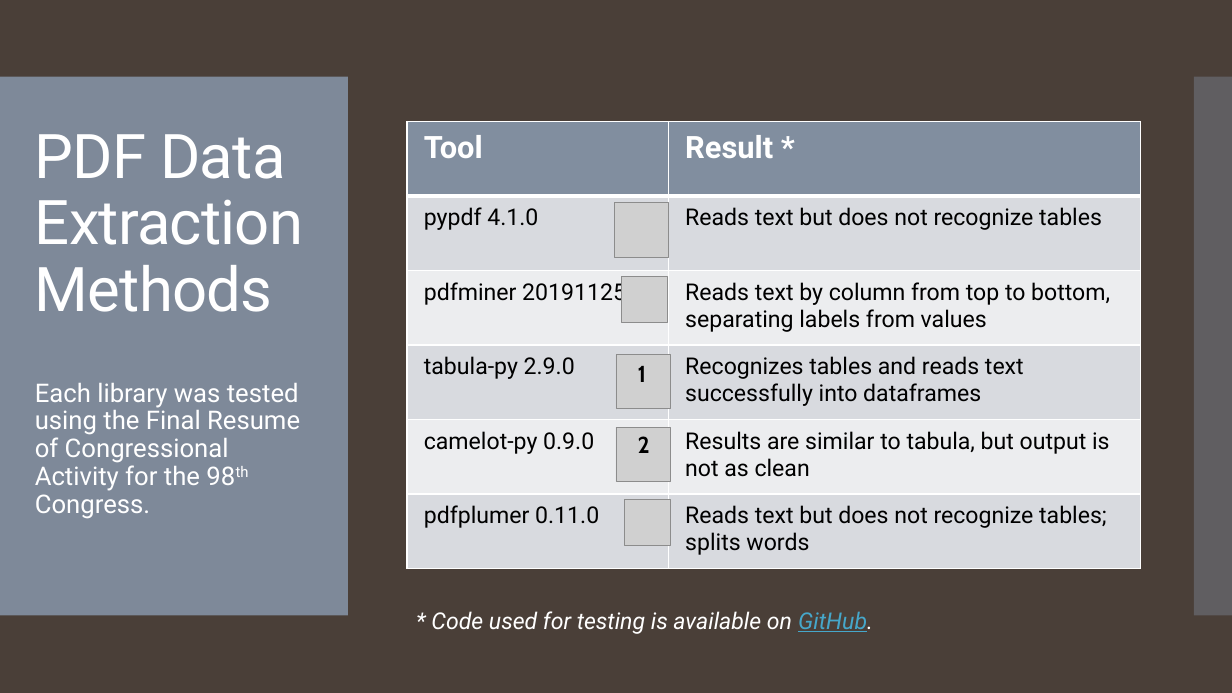
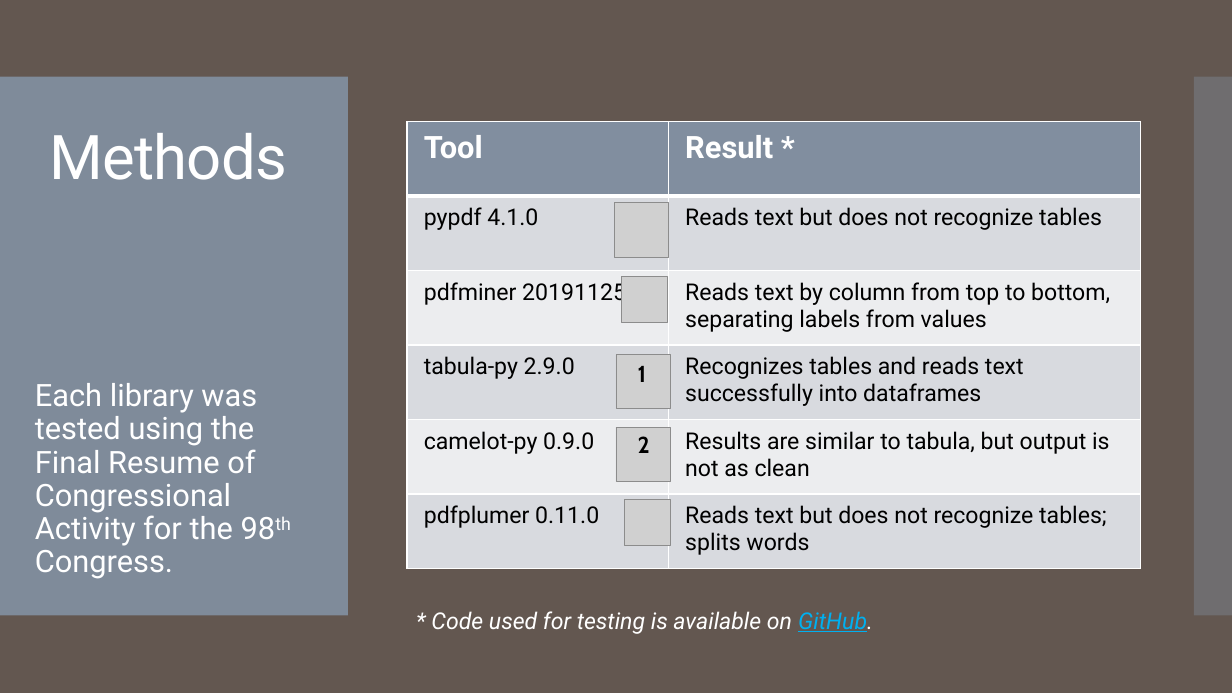
Before and after one commit to tamimcm416/congressional_data_scrape, a slide deck: slide 7 of Data Scrape and Validation Presentation.pptx. Drawn at 1232x693 pixels with LibreOffice and Linux fonts; fonts in the diff are those of the drawing; grey boxes stand for pictures. Boxes give left, top, right and bottom in pixels: in the first picture for what was removed or moved away, otherwise in the second. Text is boxed around its words. In the diff, an @@ line names an element or a change of style, - is before the commit and + after.

```diff
--- a/Data Scrape and Validation Presentation.pptx
+++ b/Data Scrape and Validation Presentation.pptx
@@ background #4A3F38 to #645851 @@
@@ title "Methods" at box(49, 133, 287, 180): vertical alignment bottom to top @@
@@ title at box(49, 133, 287, 180): text changed @@
-PDF Data Extraction Methods
+Methods
@@ text "Each library was tested using ..." at box(35, 383, 257, 579): size 20 to 24 pt @@
@@ text "* Code used for testing ..." at box(431, 611, 873, 634): text colour #46A7CA to #00B0F0 in "GitHub." @@
```
Also in this commit, not shown: 16 other slides changed, 6 slides added, 2 slides removed.
